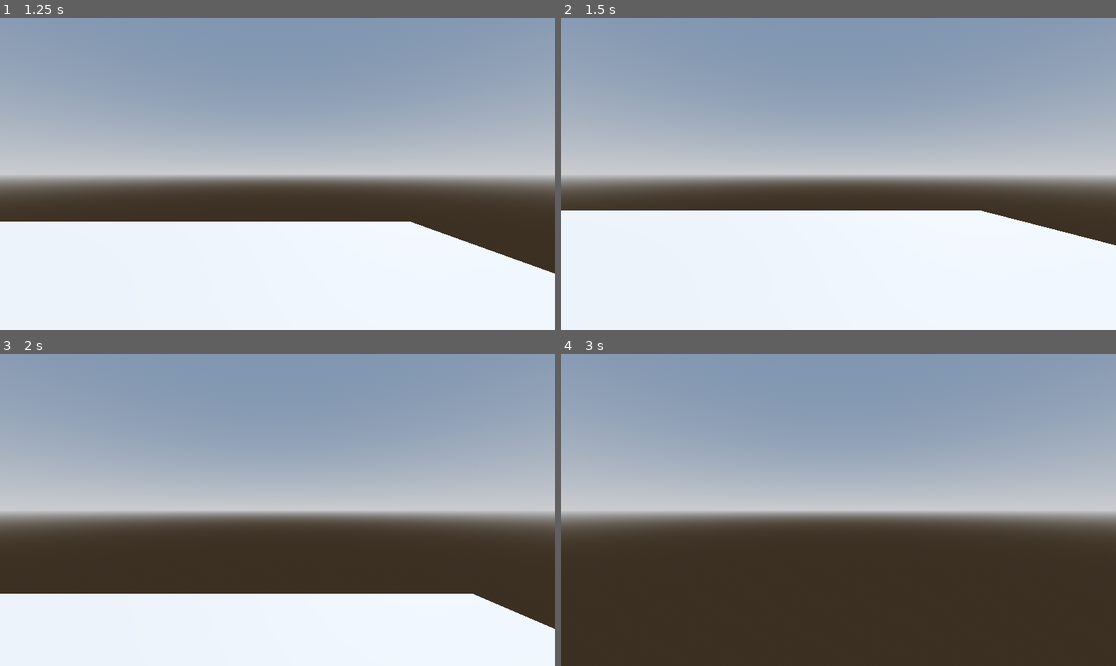
Above: before the commit, frames 1-4 (two rows, left to right).
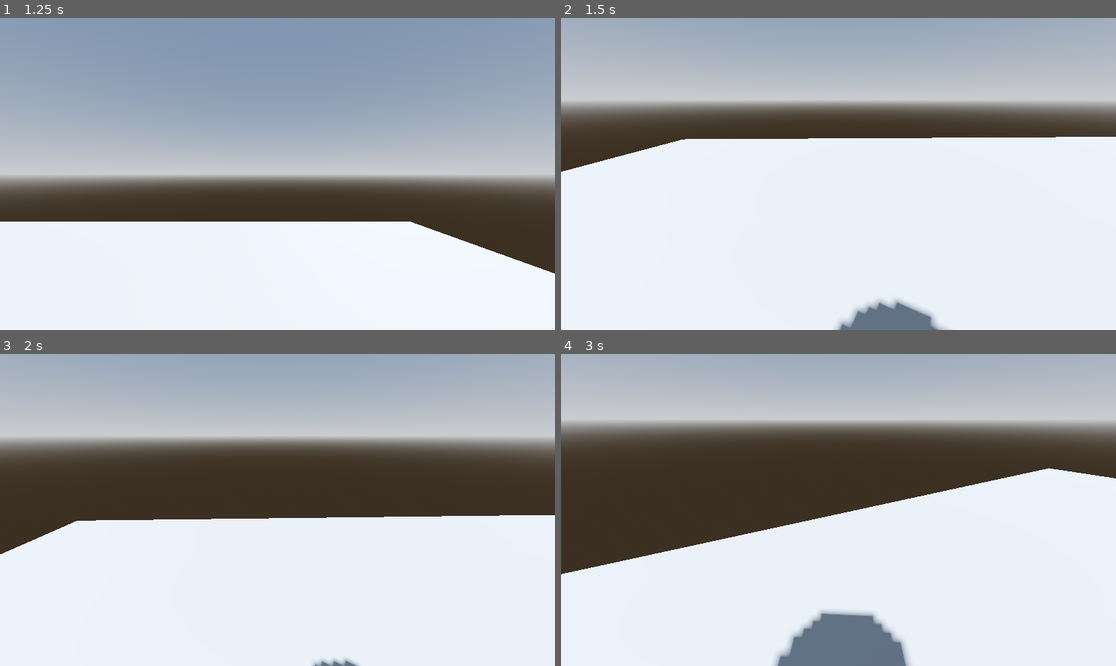
Above: after the commit, the same moments.

Repository: Zawaer/coin-thing
Game: Godot game, scene res://main.tscn
Same seed, same stepped clock (60 frames per second), same inputs: the game is played once before the commit and once after it.
Inputs (mouse positions are in pixels of both pictures, inside the frame that each line leads up to):
- Up to frame 1 (1.25 s): tap Enter (ui_accept) at 0.5, 0.77 s; move the mouse to (399, 158) at 0.52 s; hold D (right) from 0.53 s (still down); click (399, 158) at 0.67 s
- Up to frame 2 (1.5 s): move the mouse to (810, 174) at 1.27 s; release D (right) at 1.28 s; hold W (forward) from 1.28 s (still down)
- Up to frame 3 (2 s): keep holding W (forward); tap Enter (ui_accept) at 1.52 s
- Up to frame 4 (3 s): keep holding W (forward); move the mouse to (849, 503) at 2.02 s; move the mouse to (832, 516) at 2.77 s

Frame 1 is identical in both runs. In frame 2, 61% of the frame differs, in the area x 0-100%, y 0-100%; in frame 3, 74%; in frame 4, 97%.
Error before the commit: Invalid access to property or key 'relative' on a base object of type 'InputEventMouseButton'. (res://character.gd:17)

Commit message:
Refactor character input handling and update main scene; improve camera rotation limits

Diff:
--- a/character.gd
+++ b/character.gd
@@ -7,15 +7,16 @@
 @onready var neck := $Neck
 @onready var camera := $Neck/Camera3D
 
-func _unhandled_input(event: InputEvent) -> void:
+func _unhandled_input(event):
 	if event is InputEventMouseButton:
 		Input.set_mouse_mode(Input.MOUSE_MODE_CAPTURED)
 	elif event.is_action_pressed("ui_cancel"):
 		Input.set_mouse_mode(Input.MOUSE_MODE_VISIBLE)
 	if Input.get_mouse_mode() == Input.MOUSE_MODE_CAPTURED:
-		if event is InputEventMouseButton:
+		if event is InputEventMouseMotion:
 			neck.rotate_y(-event.relative.x * 0.01)
 			camera.rotate_x(-event.relative.y * 0.01)
+			camera.rotation.x = clamp(camera.rotation.x, deg_to_rad(-30), deg_to_rad(60))
 
 func _physics_process(delta: float) -> void:
 	# Add the gravity.
@@ -29,7 +30,7 @@
 	# Get the input direction and handle the movement/deceleration.
 	# As good practice, you should replace UI actions with custom gameplay actions.
 	var input_dir := Input.get_vector("left", "right", "forward", "backward")
-	var direction := (transform.basis * Vector3(input_dir.x, 0, input_dir.y)).normalized()
+	var direction = (neck.transform.basis * Vector3(input_dir.x, 0, input_dir.y)).normalized()
 	if direction:
 		velocity.x = direction.x * SPEED
 		velocity.z = direction.z * SPEED
Not shown, added: main.tscn13064865775.tmp
